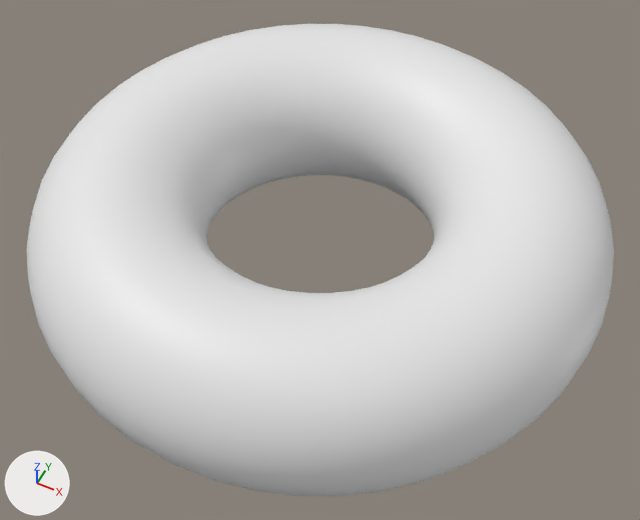
Renders of the glTF model plugins/AtomLyIntegration/CommonFeatures/Assets/Objects/Primitives/Torus.glb from each side of a commit.
Both versions are drawn from a camera (50 mm lens) standing at (0.486, -0.973, 1.273) and looking at (0.02, -0.041, 0.109). Arrows for +X, +Y and +Z are at lower left; the lights stay in place. The older version comes first.
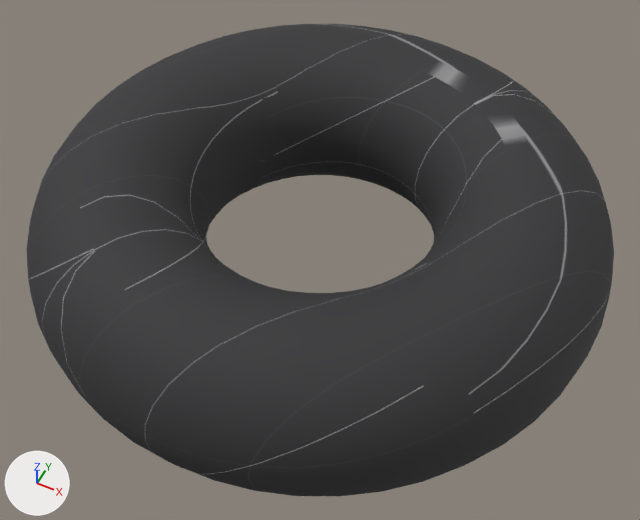
The edits, one by one:
Picture 'default_basecolor_grid' (img_default_basecolor_grid) is new.
Material 'DefaultGrid' (mat_defaultgrid) is new.
Its texture is img_default_basecolor_grid.
Its roughness is 0.8.
me_torus has 1152 vertices, 2304 faces and spans x -0.5..0.5, y -0.5..0.5, z 0.0..0.3.
me_torus gains material mat_defaultgrid (picture img_default_basecolor_grid).

Changed parts and their boxes (x1, y1, x2, y2) in the pictures (640 x 520 px):
'Torus', recoloured (white to black)
    both: (26, 24, 614, 496)
